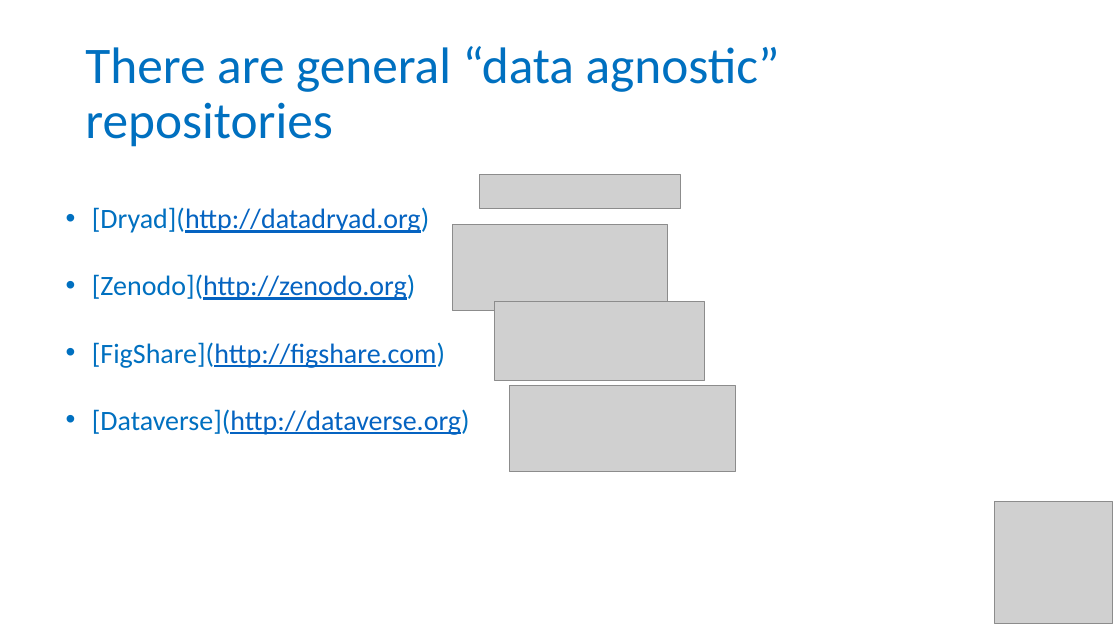
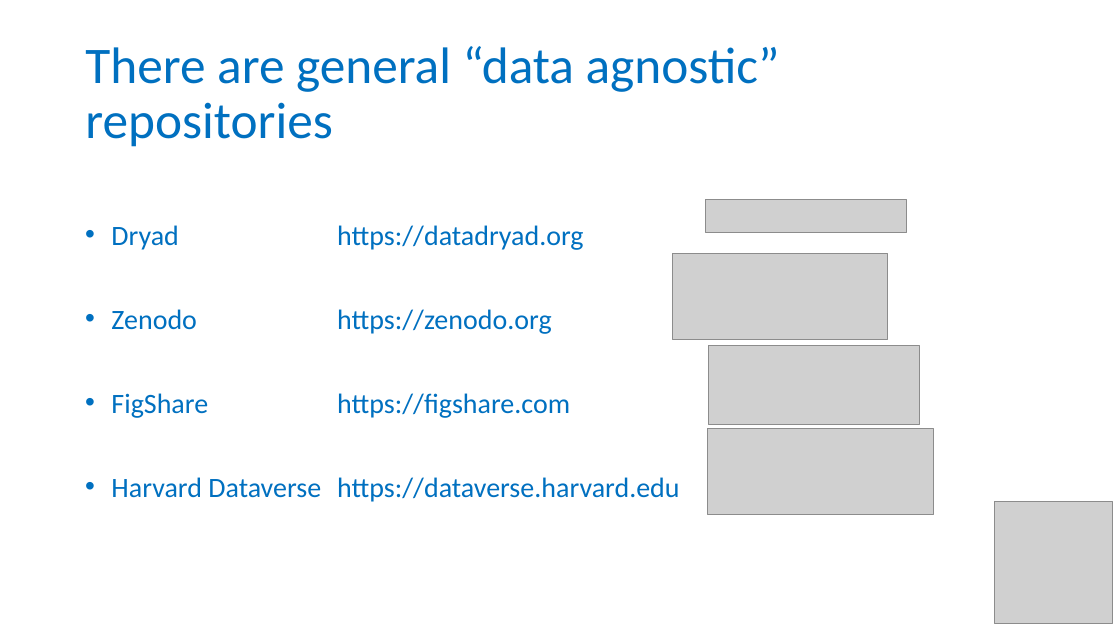
Before and after one commit to tobyhodges/probable-enigma, a slide deck: slide 5 of instructors/04-Public_repositories.pptx. Drawn at 1120x630 pixels with LibreOffice and Linux fonts; fonts in the diff are those of the drawing; grey boxes stand for pictures; background and template pictures are left out. Boxes give left, top, right and bottom in pixels: in the first picture for what was removed or moved away, otherwise in the second. Text is boxed around its words. In the diff, an @@ line names an element or a change of style, - is before the commit and + after.

Commit message:
Got rid of duplicated list of repos between ep 2 and ep 4

```diff
--- a/instructors/04-Public_repositories.pptx
+++ b/instructors/04-Public_repositories.pptx
@@ picture moved from (x1=480, y1=175, x2=681, y2=208) to (x1=706, y1=199, x2=907, y2=233) @@
@@ text at (x1=111, y1=225, x2=679, y2=502): text changed; text colour #0563C1 to #0070C0 @@
-• [Dryad](http://datadryad.org)
-• [Zenodo](http://zenodo.org)
-• [FigShare](http://figshare.com)
-• [Dataverse](http://dataverse.org)
+• Dryad https://datadryad.org
+• Zenodo https://zenodo.org
+• FigShare https://figshare.com
+• Harvard Dataverse https://dataverse.harvard.edu
@@ picture moved from (x1=452, y1=224, x2=668, y2=311) to (x1=672, y1=253, x2=888, y2=339) @@
@@ picture moved from (x1=495, y1=302, x2=705, y2=381) to (x1=709, y1=345, x2=919, y2=424) @@
@@ picture moved from (x1=510, y1=386, x2=736, y2=472) to (x1=707, y1=429, x2=933, y2=515) @@
```
Also in this commit, not shown: 2 other slides changed, 7 other files.
